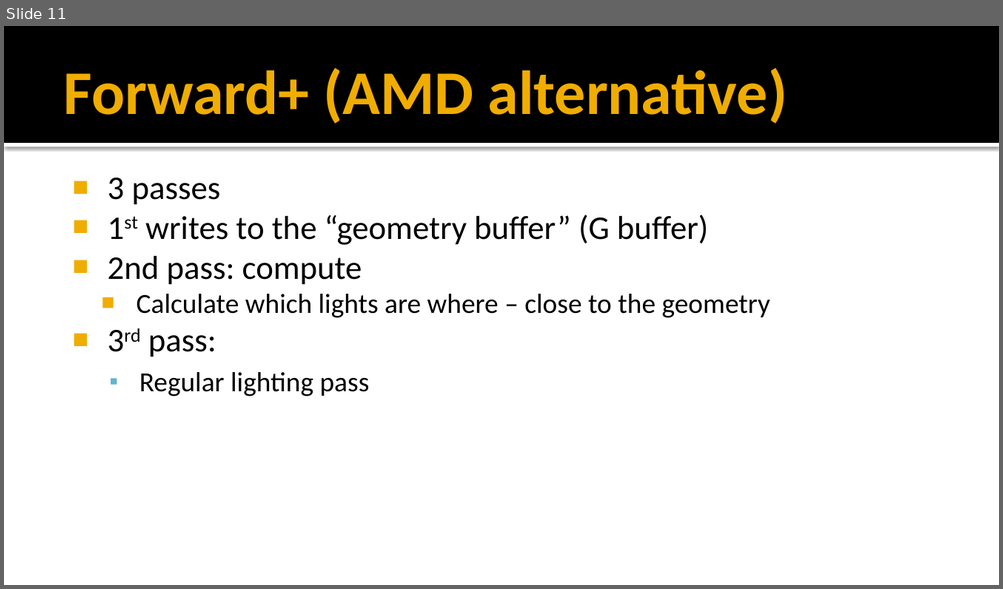
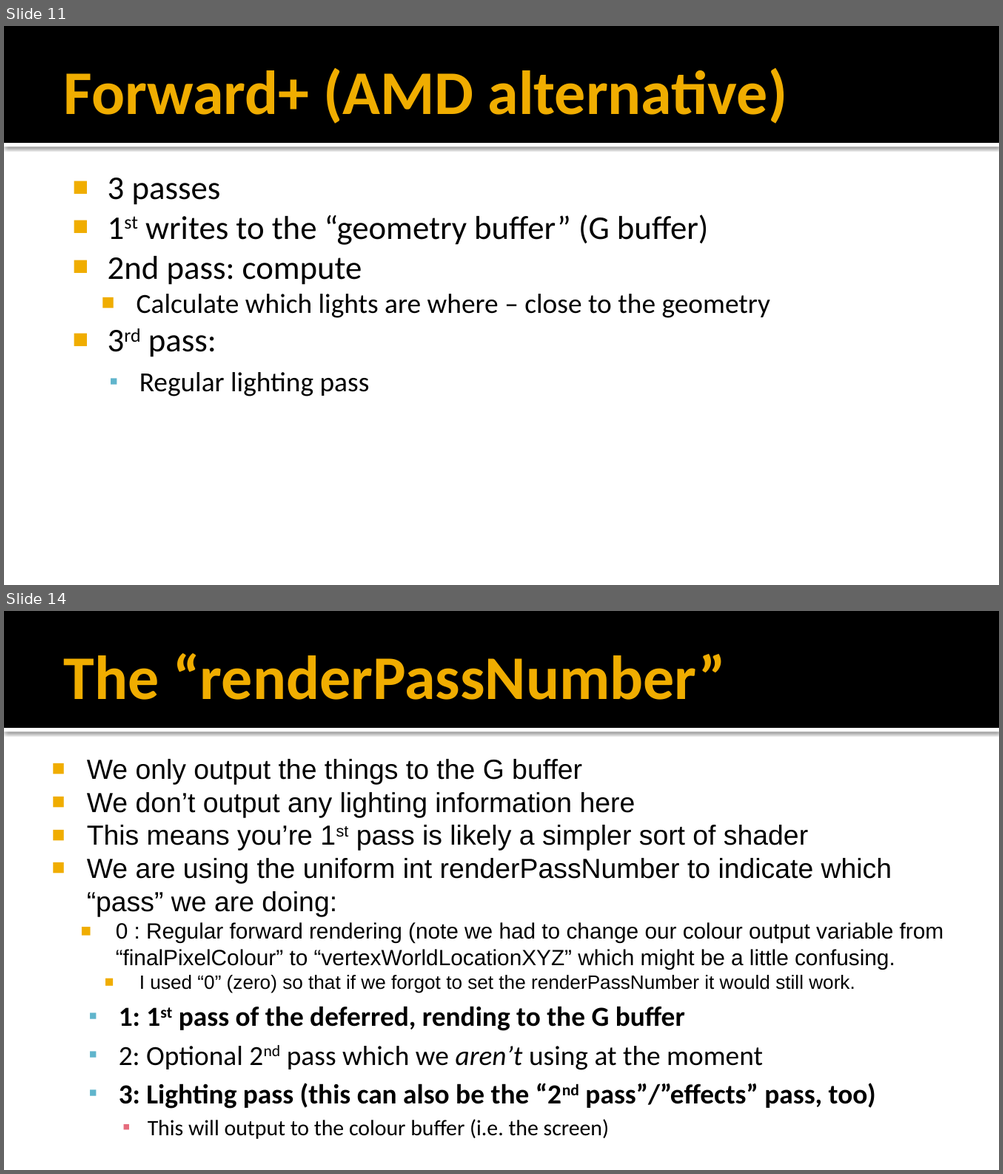
Before and after one commit to FeeneyCodes/GDP202425, a slide deck: 6020_Graph_2_(2025)/Day2Day/Week_08_Deferred_Rendering_1/Deferred_lighting.pptx. Shown one above the other, each under a label of ours: slide 11 before the commit, slides 11 and 14 after it; the slides between them are not shown. The pictures are 1003x589 and 1003x1174 pixels, drawn with LibreOffice and Linux fonts; fonts in the diff are those of the drawing. Boxes give left, top, right and bottom in pixels: in the first picture for what was removed or moved away, otherwise in the second. Text is boxed around its words. In the diff, an @@ line names an element or a change of style, - is before the commit and + after.

Commit message:
Rendering final lighting pass as green on the viper.

```diff
--- a/6020_Graph_2_(2025)/Day2Day/Week_08_Deferred_Rendering_1/Deferred_lighting.pptx
+++ b/6020_Graph_2_(2025)/Day2Day/Week_08_Deferred_Rendering_1/Deferred_lighting.pptx
@@ slide 14 added at box(4, 611, 999, 1170), background #FFFFFF; not listed: 2 template elements that a slide beside it also shows @@
@@ title added at box(64, 653, 726, 700), 45 pt, text #F0AD00, bold @@
+The “renderPassNumber”
@@ text added at box(87, 759, 944, 1139), 20 pt, text #000000 @@
+■ We only output the things to the G buffer
+■ We don’t output any lighting information here
+■ This means you’re 1st pass is likely a simpler sort of shader
+■ We are using the uniform int renderPassNumber to indicate which “pass” we are doing:
+    ■ 0 : Regular forward rendering (note we had to change our colour output variable from “finalPixelColour” to “vertexWorldLocationXYZ” which might be a little confusing.
+      ■ I used “0” (zero) so that if we forgot to set the renderPassNumber it would still work.
+  ▪ 1: 1st pass of the deferred, rending to the G buffer
+  ▪ 2: Optional 2nd pass which we aren’t using at the moment
+  ▪ 3: Lighting pass (this can also be the “2nd pass”/”effects” pass, too)
+    ▪ This will output to the colour buffer (i.e. the screen)
```
Also in this commit, not shown: 1 slide changed, 2 other slides added, 15 other files.
